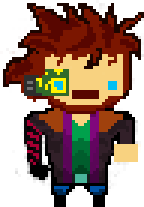
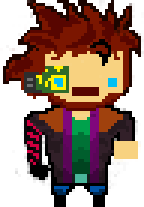
Comparing the layer stacks of the two 144×207 images. Changes:
"Frame 3": opacity 0% → 100% over <box>0,0,144,171</box>
"Frame 2": opacity 100% → 0% over <box>0,0,144,171</box>
